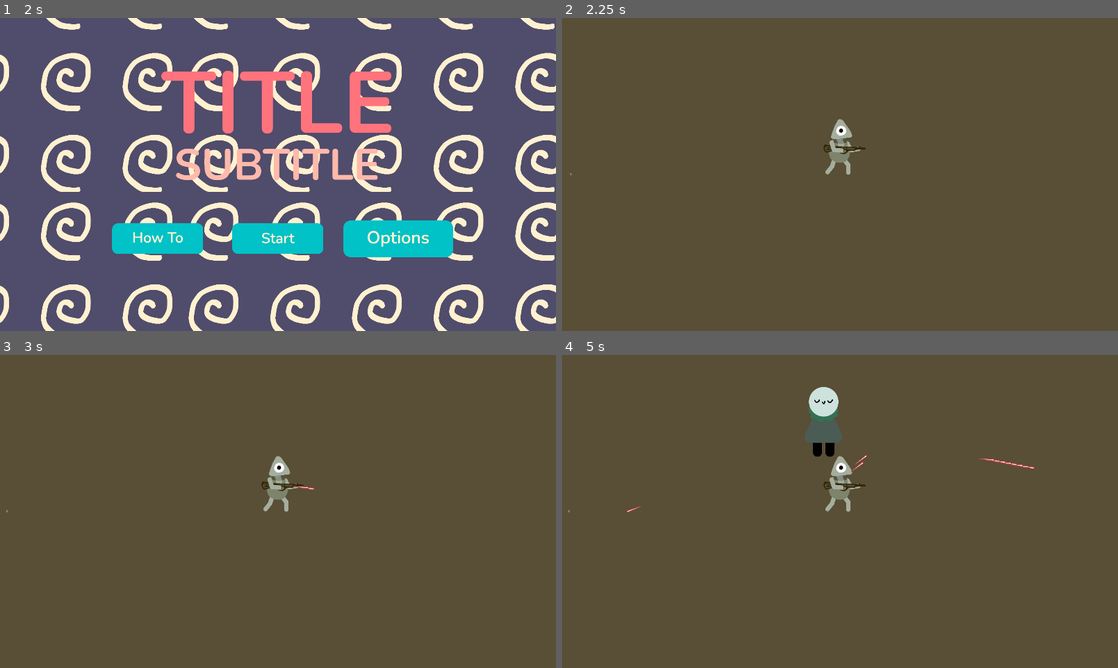
Above: before the commit, frames 1-4 (two rows, left to right).
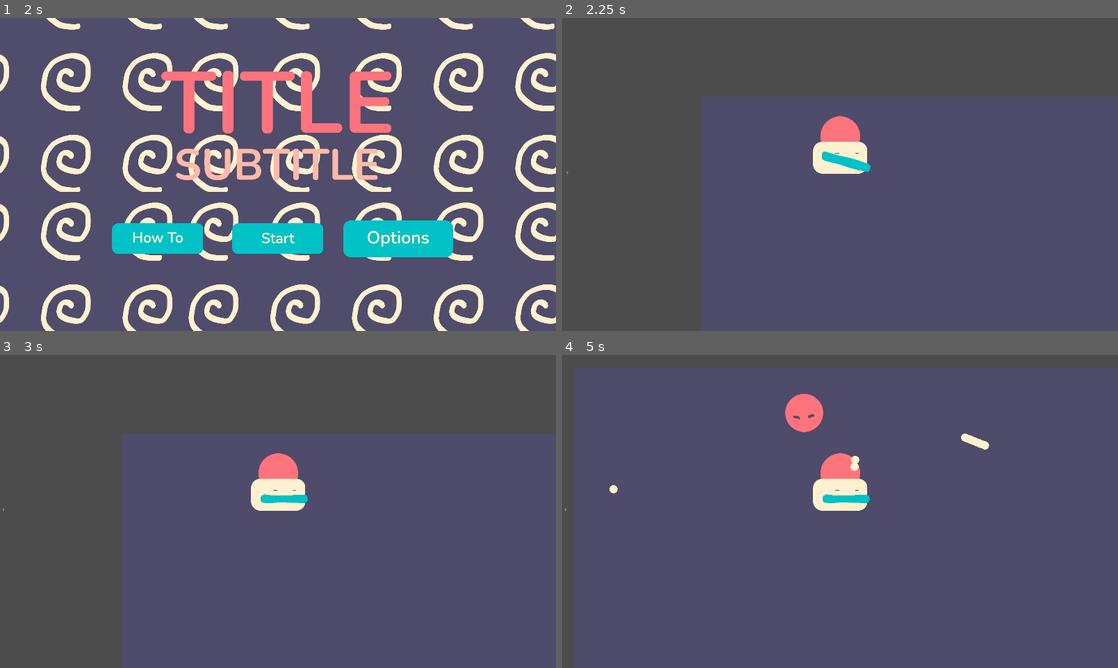
Above: after the commit, the same moments.

Repository: joscco/Dicity
Game: Godot game, scene res://Scenes/StartScene.tscn
Two runs of this game, one before a commit and one after it. Both use one fixed random seed, a clock stepped at 60 frames per second and the inputs below. Sound files missing from this copy of the repository are replaced by a short silence.
Inputs (mouse positions are in pixels of both pictures, inside the frame that each line leads up to):
- Up to frame 1 (2 s): click (155, 240) at 0.5 s; click (400, 240) at 1.25 s
- Up to frame 2 (2.25 s): click (840, 240) at 2 s
- Up to frame 3 (3 s): tap Enter at 2.75 s; move the mouse to (400, 495) at 2.77 s; press the mouse at (400, 495) at 2.78 s; hold Right (right) from 2.78 s (still down)
- Up to frame 4 (5 s): move the mouse to (728, 527) at 3.52 s; release Right (right) at 3.53 s; release the mouse at (728, 527) at 3.53 s; hold Down (down) 3.53-4.28 s; click (728, 527) at 3.6 s; move the mouse to (895, 442) at 4.27 s; press the mouse at (895, 442) at 4.28 s; hold Right (right) from 4.28 s (still down)

Frame 1 is identical in both runs. In frame 2, 56% of the frame differs, in the area x 0-100%, y 25-100%; in frame 3, 59%; in frame 4, 93%, in the area x 0-100%, y 4-100%.

Commit message:
Separate Player Rendering from Player Logic and Refactor stuff

Diff:
--- a/Characters/Bullet.tscn
+++ b/Characters/Bullet.tscn
@@ -1,25 +1,23 @@
 [gd_scene load_steps=4 format=2]
 
-[ext_resource path="res://Art/laserRed01.png" type="Texture" id=1]
+[ext_resource path="res://AssetCreation/Graphics/PNGs/GameScene/bullet.png" type="Texture" id=1]
 [ext_resource path="res://Scripts/BulletStats.gd" type="Script" id=2]
 
 [sub_resource type="CapsuleShape2D" id=1]
-radius = 5.0
-height = 32.0
+radius = 13.4
+height = 0.0
 
 [node name="Bullet" type="Area2D"]
 position = Vector2( 3, 1 )
 script = ExtResource( 2 )
 
-[node name="Sprite" type="Sprite" parent="."]
+[node name="BulletSprite" type="Sprite" parent="."]
 rotation = 1.5708
 scale = Vector2( 5, 5 )
 texture = ExtResource( 1 )
 
 [node name="CollisionShape2D" type="CollisionShape2D" parent="."]
-position = Vector2( 29, -2 )
+position = Vector2( 1, 2 )
 rotation = 1.5708
 scale = Vector2( 5, 5 )
 shape = SubResource( 1 )
-
-[connection signal="body_entered" from="." to="." method="_on_Bullet_body_entered"]
--- a/Characters/Ghost.tscn
+++ b/Characters/Ghost.tscn
@@ -1,12 +1,12 @@
 [gd_scene load_steps=5 format=2]
 
-[ext_resource path="res://Art/knight.png" type="Texture" id=1]
+[ext_resource path="res://AssetCreation/Graphics/PNGs/GameScene/enemyBody_0.png" type="Texture" id=1]
 [ext_resource path="res://Scripts/Chase.gd" type="Script" id=2]
 [ext_resource path="res://Characters/ExperiencePoint.tscn" type="PackedScene" id=3]
 
 [sub_resource type="CapsuleShape2D" id=1]
-radius = 61.0
-height = 118.0
+radius = 66.0
+height = 6.0
 
 [node name="Ghost" type="KinematicBody2D"]
 script = ExtResource( 2 )
--- a/Characters/Player.tscn
+++ b/Characters/Player.tscn
@@ -1,6 +1,6 @@
 [gd_scene load_steps=6 format=2]
 
-[ext_resource path="res://AssetCreation/Spine/SpriteSheets/player.png" type="Texture" id=1]
+[ext_resource path="res://Characters/RenderComponents/PlayerRenderer.tscn" type="PackedScene" id=1]
 [ext_resource path="res://Scripts/Move.gd" type="Script" id=2]
 [ext_resource path="res://Characters/Bullet.tscn" type="PackedScene" id=3]
 
@@ -18,11 +18,7 @@
 position = Vector2( 2, -96 )
 shape = SubResource( 1 )
 
-[node name="Sprite" type="Sprite" parent="."]
-position = Vector2( 22, -95 )
-texture = ExtResource( 1 )
-hframes = 16
-vframes = 3
+[node name="PlayerRenderer" parent="." instance=ExtResource( 1 )]
 
 [node name="Gun" type="Node2D" parent="."]
 position = Vector2( 0, -94 )
@@ -34,11 +30,9 @@
 "_gizmo_extents_": 14.8
 }
 
-[node name="XP_pickuparea" type="Area2D" parent="."]
+[node name="XPPickupArea" type="Area2D" parent="."]
 
-[node name="XP_pickup" type="CollisionShape2D" parent="XP_pickuparea"]
+[node name="XPPickupCollider" type="CollisionShape2D" parent="XPPickupArea"]
 position = Vector2( 0, -94 )
 scale = Vector2( 30, 30 )
 shape = SubResource( 2 )
-
-[connection signal="area_entered" from="XP_pickuparea" to="." method="_on_XP_pickuparea_area_entered"]
--- /dev/null
+++ b/Characters/RenderComponents/PlayerRenderer.gd
@@ -0,0 +1,36 @@
+extends Sprite
+
+onready var gunSprite: AnimatedSprite = $Gun
+
+func adaptToGunRotation(rotation: float):
+	# Rotation here is clockwise
+	var absRotation = posmod(rotation, 360)
+
+	if absRotation < 45:
+		gunSprite.frame = 1
+		gunSprite.scale.x = 1
+		gunSprite.position.x = 20
+	elif absRotation < 90:
+		gunSprite.frame = 0
+		gunSprite.scale.x = 1
+		gunSprite.position.x = 20
+	elif absRotation < 135:
+		gunSprite.frame = 0
+		gunSprite.scale.x = -1
+		gunSprite.position.x = -20
+	elif absRotation < 225:
+		gunSprite.frame = 1
+		gunSprite.scale.x = -1
+		gunSprite.position.x = -20
+	elif absRotation < 270:
+		gunSprite.frame = 2
+		gunSprite.scale.x = -1
+		gunSprite.position.x = -20
+	elif absRotation < 315:
+		gunSprite.frame = 2
+		gunSprite.scale.x = 1
+		gunSprite.position.x = 20
+	else:
+		gunSprite.frame = 1
+		gunSprite.scale.x = 1
+		gunSprite.position.x = 20
--- /dev/null
+++ b/Characters/RenderComponents/PlayerRenderer.tscn
@@ -0,0 +1,31 @@
+[gd_scene load_steps=8 format=2]
+
+[ext_resource path="res://AssetCreation/Graphics/PNGs/GameScene/playerBody_0.png" type="Texture" id=1]
+[ext_resource path="res://AssetCreation/Graphics/PNGs/GameScene/playerEyes_0_closed.png" type="Texture" id=2]
+[ext_resource path="res://AssetCreation/Graphics/PNGs/GameScene/playerGun_0_0.png" type="Texture" id=3]
+[ext_resource path="res://Characters/RenderComponents/PlayerRenderer.gd" type="Script" id=4]
+[ext_resource path="res://AssetCreation/Graphics/PNGs/GameScene/playerGun_0_-1.png" type="Texture" id=5]
+[ext_resource path="res://AssetCreation/Graphics/PNGs/GameScene/playerGun_0_1.png" type="Texture" id=6]
+
+[sub_resource type="SpriteFrames" id=1]
+animations = [ {
+"frames": [ ExtResource( 5 ), ExtResource( 3 ), ExtResource( 6 ) ],
+"loop": true,
+"name": "gun",
+"speed": 5.0
+} ]
+
+[node name="Body" type="Sprite"]
+position = Vector2( 1, -102 )
+texture = ExtResource( 1 )
+script = ExtResource( 4 )
+
+[node name="Eyes" type="Sprite" parent="."]
+position = Vector2( 24, 29 )
+texture = ExtResource( 2 )
+
+[node name="Gun" type="AnimatedSprite" parent="."]
+position = Vector2( 79, 58 )
+frames = SubResource( 1 )
+animation = "gun"
+speed_scale = 0.0
--- a/Scenes/MainGameScene.tscn
+++ b/Scenes/MainGameScene.tscn
@@ -1,20 +1,19 @@
-[gd_scene load_steps=8 format=2]
+[gd_scene load_steps=7 format=2]
 
 [ext_resource path="res://Characters/LevelUpScreen.tscn" type="PackedScene" id=1]
 [ext_resource path="res://Characters/MainGameScene.gd" type="Script" id=2]
 [ext_resource path="res://UI/ammoCount.tscn" type="PackedScene" id=3]
 [ext_resource path="res://Characters/Player.tscn" type="PackedScene" id=4]
-[ext_resource path="res://Art/MainScene/backgroundMain.png" type="Texture" id=6]
 [ext_resource path="res://Characters/CameraController.gd" type="Script" id=7]
 [ext_resource path="res://Characters/UIController.gd" type="Script" id=8]
 
 [node name="MainGameScene" type="Node"]
 script = ExtResource( 2 )
 
-[node name="Background" type="Sprite" parent="."]
-scale = Vector2( 40, 25 )
-z_index = -100
-texture = ExtResource( 6 )
+[node name="Background" type="ColorRect" parent="."]
+anchor_right = 1.0
+anchor_bottom = 1.0
+color = Color( 0.309804, 0.294118, 0.415686, 1 )
 
 [node name="Camera2D2" type="Camera2D" parent="."]
 current = true
@@ -30,10 +29,10 @@
 [node name="MarginContainer" type="MarginContainer" parent="GUI"]
 anchor_right = 1.0
 anchor_bottom = 1.0
-margin_left = 20.0
-margin_top = 20.0
-margin_right = -20.0
-margin_bottom = -20.0
+margin_left = 8.0
+margin_top = 15.0
+margin_right = -32.0
+margin_bottom = -25.0
 
 [node name="AmmoCount" parent="GUI/MarginContainer" instance=ExtResource( 3 )]
 anchor_right = 0.0
--- a/Scripts/BulletStats.gd
+++ b/Scripts/BulletStats.gd
@@ -2,23 +2,15 @@
 
 var speed = 2000
 var damage = 3
-var bounce = 0
-var pierce = 0
 
+func _ready():
+	connect("body_entered", self, "_on_body_entered")
 
 func _physics_process(delta):
 	position += transform.x * speed * delta
 
-
-func _on_Bullet_area_entered(area):
-	if area.is_in_group("mobs"):
-		area.hit(damage)
-		GameManager.playSound("hit")
-		queue_free()
-
-
-func _on_Bullet_body_entered(body):
+func _on_body_entered(body: Node):
 	if body.is_in_group("mobs"):
 		body.hit(damage)
-		GameManager.playSound("hit")
+		SoundManager.playSound("hit")
 		queue_free()
--- a/Scripts/GameManager.gd
+++ b/Scripts/GameManager.gd
@@ -7,15 +7,9 @@
 
 onready var EnemyClass = preload("res://Characters/Ghost.tscn")
 
-onready var HitSound = preload("res://Sounds/hit.mp3")
-onready var ShellSound = preload("res://Sounds/shells.mp3")
-onready var ShootSound = preload("res://Sounds/shoot.mp3")
-onready var BlipSound = preload("res://Sounds/blip.wav")
-
 var player = null
 var timer = null
 var levelUpScreen = null
-
 
 var hp
 var maxHp
@@ -23,37 +17,21 @@
 var ammo = maxAmmo
 var xp = 0
 
-
 func spawn():
 	timer.set_wait_time(timer.wait_time*delayDecay)
 	timer.start()
-	var b = EnemyClass.instance()
-	var offset = Vector2(rand_range(50,200),rand_range(50,200))
-	if randf()>0.5:
+	var enemy = EnemyClass.instance()
+	var offset = Vector2(rand_range(50, 200), rand_range(50, 200))
+	if randf() > 0.5:
 		offset.x = -offset.x
-	if randf()>0.5:
+	if randf() > 0.5:
 		offset.y = -offset.y
-	b.transform.origin = player.position + offset
+	enemy.transform.origin = player.position + offset
 
-	get_tree().current_scene.find_node("Characters").add_child(b)
-
-func playSound(sfx = "hit"):
-	var asp = AudioStreamPlayer2D.new()
-
-	add_child(asp)
-	if sfx == "hit":
-		asp.stream = HitSound
-	if sfx == "shells":
-		asp.stream = ShellSound
-	if sfx == "shoot":
-		asp.stream = ShootSound
-	if sfx == "blip":
-		asp.stream = BlipSound
-	asp.play()
+	get_tree().current_scene.find_node("Characters").add_child(enemy)
 
 
 func prepareForMaingame():
-
 	levelUpScreen = get_tree().current_scene.find_node("LevelUpScreen")
 	player = get_tree().current_scene.find_node("Player")
 	timer = Timer.new()
@@ -63,6 +41,10 @@
 	add_child(timer)
 	timer.start()
 
+func addXP(amount: int):
+	xp += amount
+	if xp % 2 == 0:
+		levelUp()
 
 func levelUp():
 	levelUpScreen.show()
--- a/Scripts/Move.gd
+++ b/Scripts/Move.gd
@@ -1,7 +1,7 @@
 class_name Player
 extends KinematicBody2D
 
-export (int) var speed = 200
+export (int) var speed = 300
 
 # Player Stats
 export var hp := 10
@@ -22,10 +22,12 @@
 var can_shoot = true
 
 # Playerobjs
-onready var sprite = $Sprite
+onready var renderer = $PlayerRenderer
 onready var gun = $Gun
+onready var pickupArea = $XPPickupArea
 
 func _ready():
+	pickupArea.connect("area_entered", self, "_on_XP_pickuparea_area_entered")
 	timer = Timer.new()
 	timer.set_one_shot(true)
 	timer.set_wait_time(bulletDelay)
@@ -51,8 +53,7 @@
 			reloadTimer.start()
 		else:
 			can_shoot = false
-			GameManager.playSound("shoot")
-			GameManager.playSound("shells")
+			SoundManager.playSound("shells")
 			timer.start()
 			var bullet = Bullet.instance()
 			owner.add_child(bullet)
@@ -73,25 +74,16 @@
 
 	velocity = velocity.normalized() * speed
 
-func rotateSprite():
-	if velocity[0] > 0:
-		sprite.flip_h = false
-	elif velocity[0] < 0:
-		sprite.flip_h = true
-
 func _physics_process(delta):
-
 	gun.look_at(get_global_mouse_position())
 	get_input()
-	rotateSprite()
+	renderer.adaptToGunRotation(gun.rotation_degrees)
 	velocity = move_and_slide(velocity)
 
 
 # Pickup XP
 func _on_XP_pickuparea_area_entered(area):
 	if area.is_in_group("xp"):
-		GameManager.playSound("blip")
-		GameManager.xp += 1
-		if GameManager.xp%2 == 0:
-			GameManager.levelUp()
+		SoundManager.playSound("blip")
+		GameManager.addXP(1)
 		area.queue_free()
--- a/SoundManager.gd
+++ b/SoundManager.gd
@@ -5,6 +5,11 @@
 # Looping Sound files work way better in ogg format!
 var mainMusicIntro = preload("res://AssetCreation/Music/Intro.ogg")
 var mainMusic = preload("res://AssetCreation/Music/Main.ogg")
+
+var HitSound = preload("res://Sounds/hit.mp3")
+var ShellSound = preload("res://Sounds/shells.mp3")
+var ShootSound = preload("res://Sounds/shoot.mp3")
+var BlipSound = preload("res://Sounds/blip.wav")
 
 var musicPlaying: bool
 var introPlaying: bool
@@ -26,3 +31,17 @@
 
 func stopMusic():
 	audioPlayer.stop()
+
+func playSound(sfx = "hit"):
+	var asp = AudioStreamPlayer2D.new()
+
+	add_child(asp)
+	if sfx == "hit":
+		asp.stream = HitSound
+	if sfx == "shells":
+		asp.stream = ShellSound
+	if sfx == "shoot":
+		asp.stream = ShootSound
+	if sfx == "blip":
+		asp.stream = BlipSound
+	asp.play()
Binary file added: AssetCreation/Graphics/PNGs/GameScene/bullet.png
Not shown, added: AssetCreation/Graphics/PNGs/GameScene/bullet.png.import
